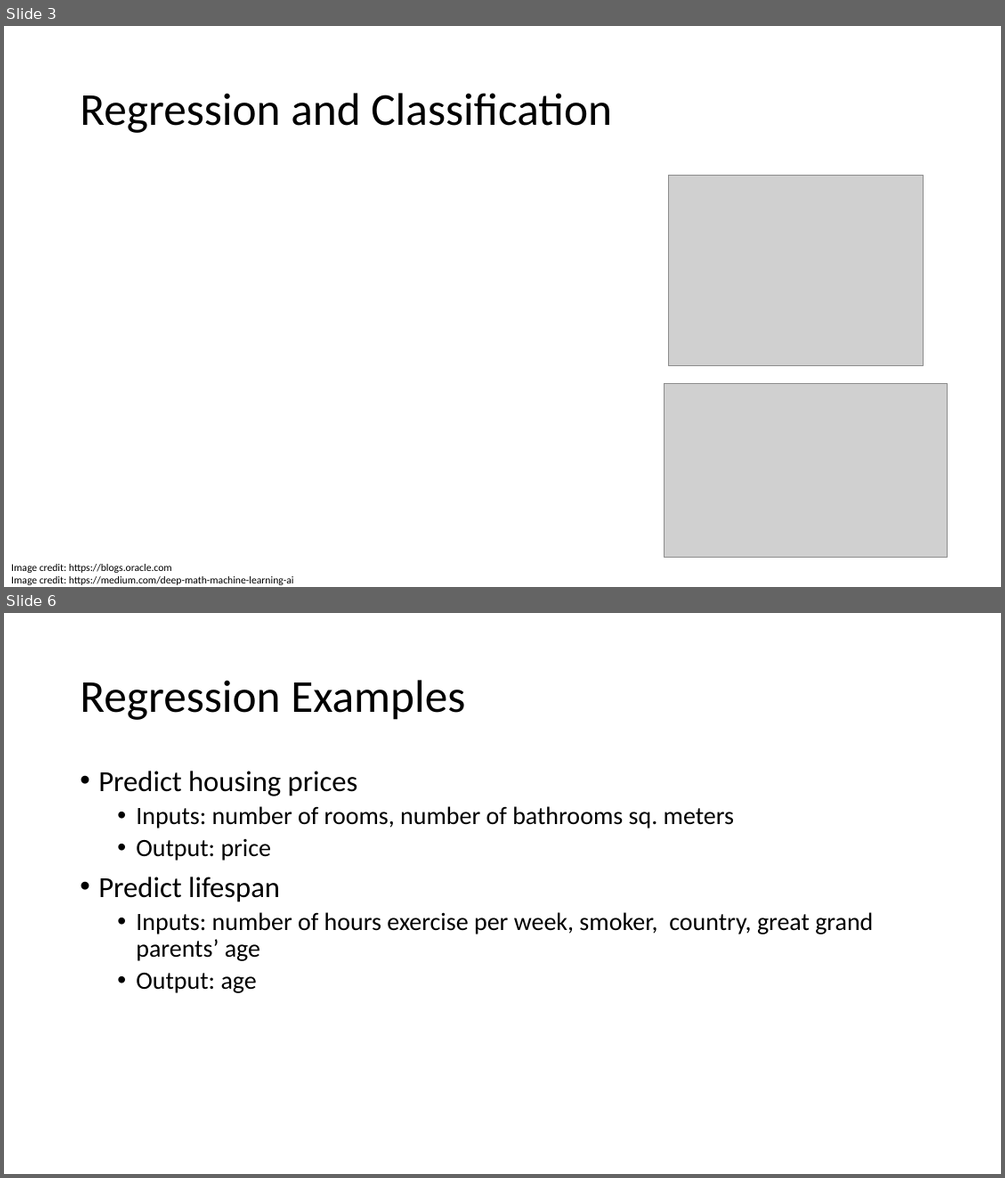
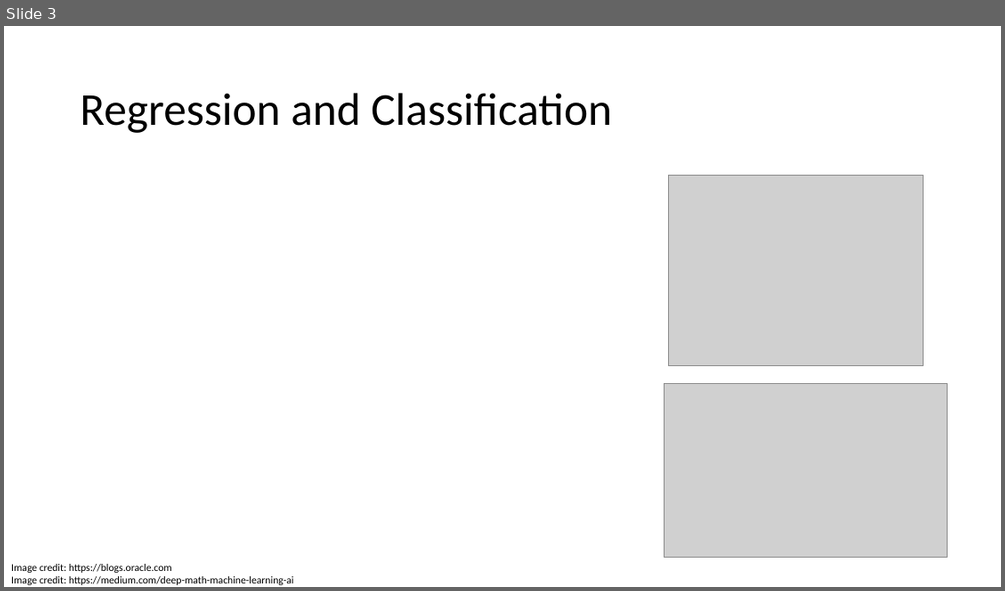
Before and after one commit to fborrasumh/intro, a slide deck: 3 - Model selection/Model selection.pptx. Shown one above the other, each under a label of ours: slides 3 and 6 before the commit, slide 3 after it; the slides between them are not shown. The pictures are 1005x1178 and 1005x591 pixels, drawn with LibreOffice and Linux fonts; fonts in the diff are those of the drawing; grey boxes stand for pictures. Boxes give left, top, right and bottom in pixels: in the first picture for what was removed or moved away, otherwise in the second. Text is boxed around its words. In the diff, an @@ line names an element or a change of style, - is before the commit and + after.

```diff
--- a/3 - Model selection/Model selection.pptx
+++ b/3 - Model selection/Model selection.pptx
@@ slide 6 removed at box(4, 613, 1001, 1174), background #FFFFFF @@
@@ title removed at box(80, 680, 465, 720) @@
-Regression Examples
@@ text removed at box(98, 771, 873, 993) @@
-• Predict housing prices
-  • Inputs: number of rooms, number of bathrooms sq. meters
-  • Output: price
-• Predict lifespan
-  • Inputs: number of hours exercise per week, smoker, country, great grand parents’ age
-  • Output: age
```
Also in this commit, not shown: 1 slide changed, 18 slides added, 7 other slides removed.
